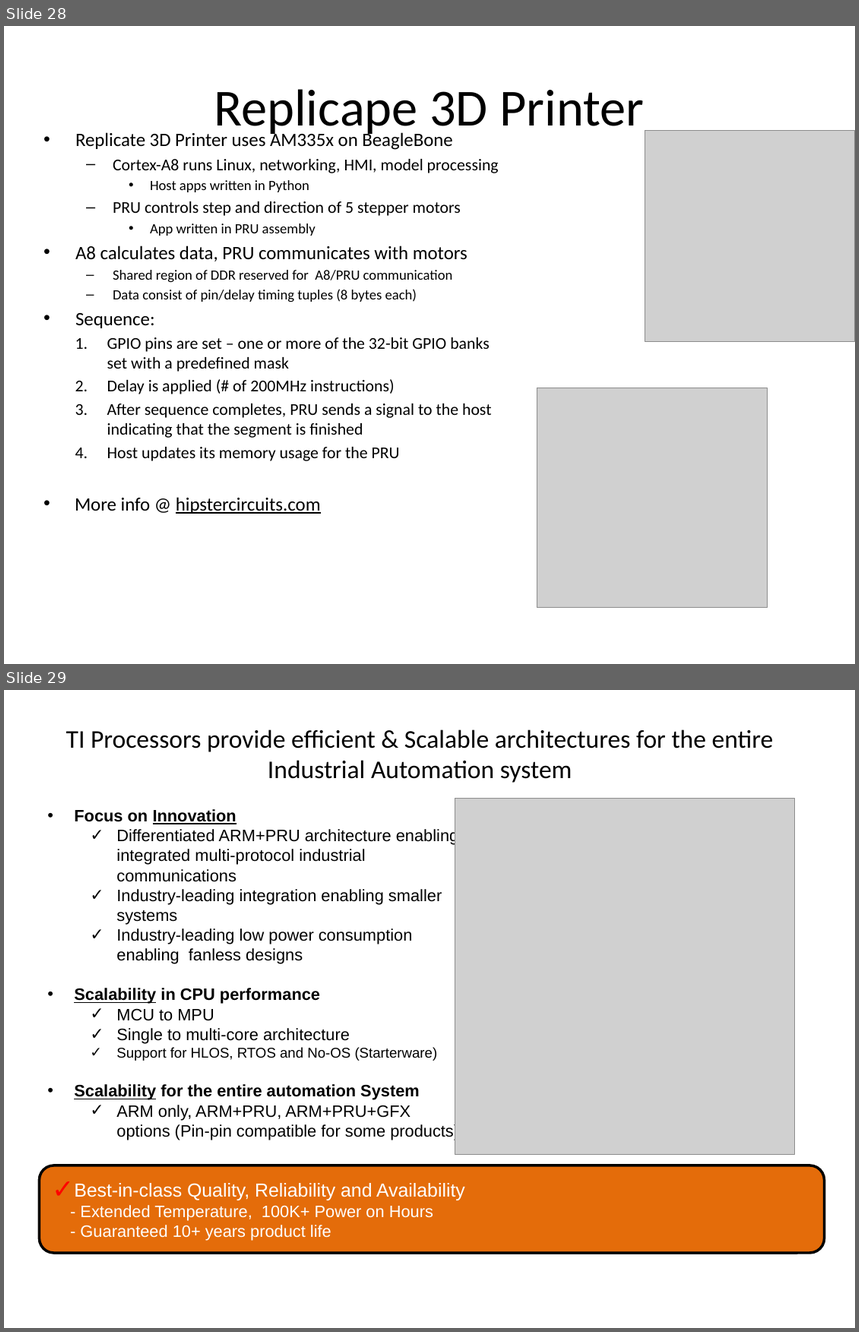
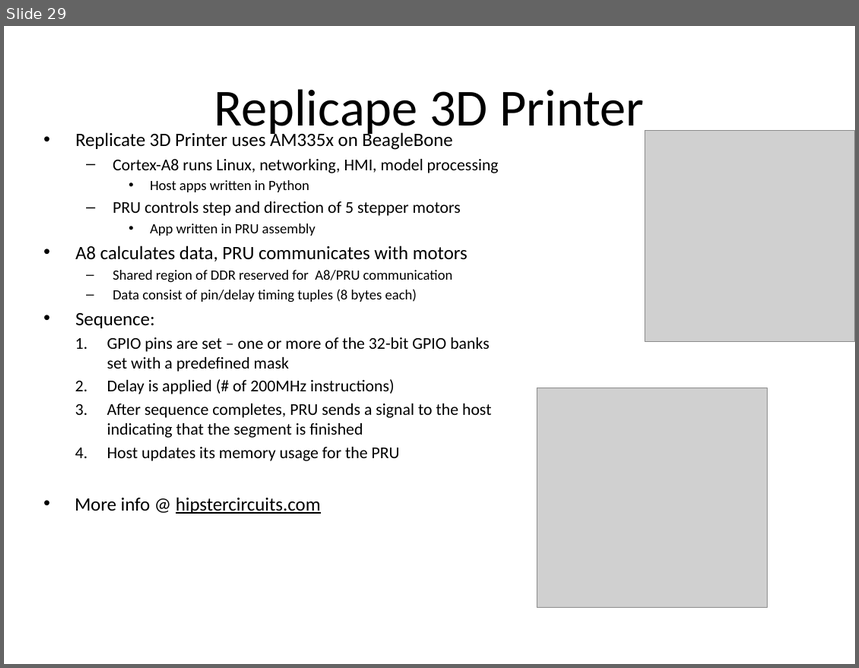
Before and after one commit to hari1989/keystone-workshop, a slide deck: preliminary/Working/presentations/Sitara/PRU in Sitara Device.pptx. Shown one above the other, each under a label of ours: slides 28 and 29 before the commit, slide 29 after it. The pictures are 859x1332 and 859x668 pixels, drawn with LibreOffice and Linux fonts; fonts in the diff are those of the drawing; grey boxes stand for pictures. Boxes give left, top, right and bottom in pixels: in the first picture for what was removed or moved away, otherwise in the second. Text is boxed around its words. In the diff, an @@ line names an element or a change of style, - is before the commit and + after.

```diff
--- a/preliminary/Working/presentations/Sitara/PRU in Sitara Device.pptx
+++ b/preliminary/Working/presentations/Sitara/PRU in Sitara Device.pptx
@@ slide 29 removed at [4,690,855,1328], background #FFFFFF @@
@@ title removed at [66,730,774,783] @@
-TI Processors provide efficient & Scalable architectures for the entire Industrial Automation system
@@ text removed at [212,776,412,802] @@
-Sitara Value Proposition
@@ picture removed at [455,798,794,1155] @@
@@ text removed at [74,809,459,1141] @@
-• Focus on Innovation
-  ✓ Differentiated ARM+PRU architecture enabling integrated multi-protocol industrial communications
-  ✓ Industry-leading integration enabling smaller systems
-  ✓ Industry-leading low power consumption enabling fanless designs
-• Scalability in CPU performance
-  ✓ MCU to MPU
-  ✓ Single to multi-core architecture
-  ✓ Support for HLOS, RTOS and No-OS (Starterware)
-• Scalability for the entire automation System
-  ✓ ARM only, ARM+PRU, ARM+PRU+GFX options (Pin-pin compatible for some products)
@@ rounded rectangle removed at [39,1166,825,1253] @@
-✓ Best-in-class Quality, Reliability and Availability
-- Extended Temperature, 100K+ Power on Hours
-- Guaranteed 10+ years product life
@@ what was slide 28 is now slide 29 @@
```
Also in this commit, not shown: 12 slides changed, 3 slides added, 2 other slides removed.
